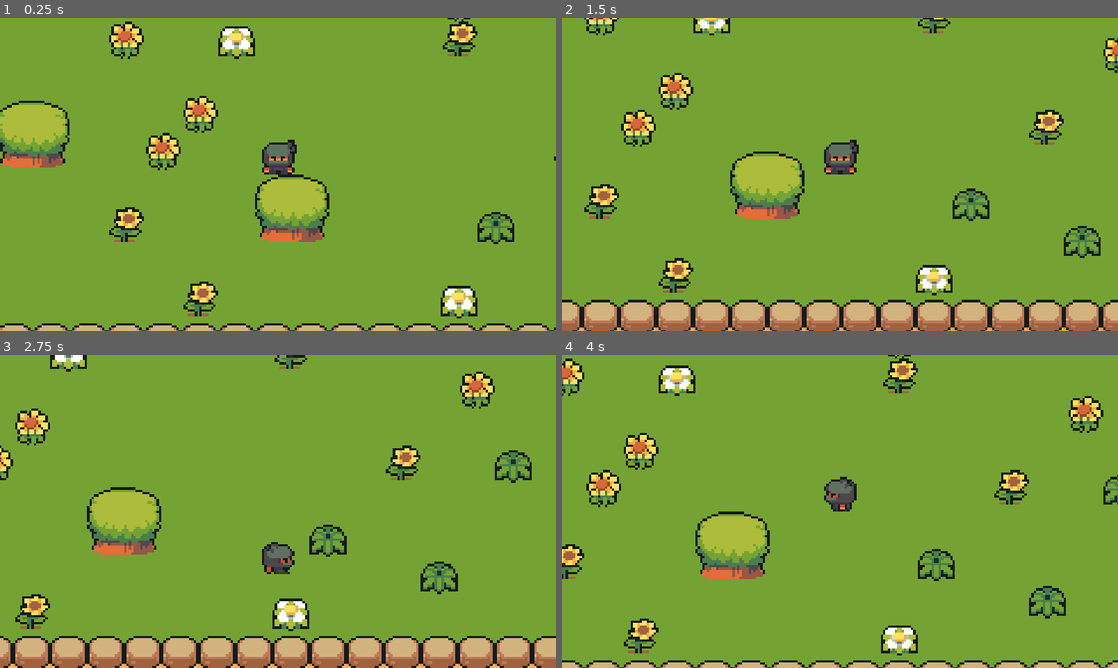
Above: before the commit, frames 1-4 (two rows, left to right).
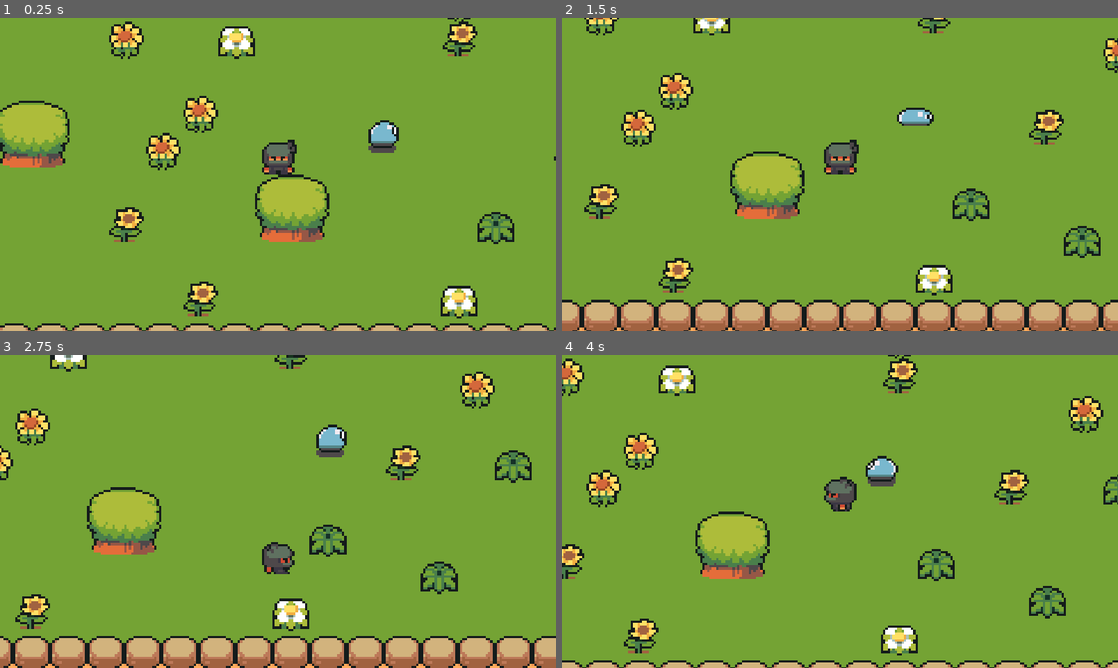
Above: after the commit, the same moments.

Repository: CrypticSocket/DingDing
Game: Godot game, scene res://Scenes/world.tscn
The game is run twice, just before and just after one commit, with the same random seed, the same clock (stepped at 60 frames per second) and the same inputs.
Inputs:
- Up to frame 1 (0.25 s): no input
- Up to frame 2 (1.5 s): hold Right (ui_right) 0.53-1.28 s; hold Down (ui_down) from 1.28 s (still down)
- Up to frame 3 (2.75 s): release Down (ui_down) at 2.03 s; hold Right (ui_right) from 2.03 s (still down)
- Up to frame 4 (4 s): release Right (ui_right) at 2.78 s; hold Up (ui_up) 2.78-3.53 s; hold Left (ui_left) from 3.53 s (still down)

The runs differ from the first frame. In frame 1, 0.5% of the frame differs, in the area x 66-72%, y 32-44%; in frame 2, 0.3%; in frame 3, 0.5%; in frame 4, 0.5%.

Commit message:
Added Enemy!

Diff:
--- /dev/null
+++ b/Scenes/Enemies/enemy_slime_basic.tscn
@@ -0,0 +1,147 @@
+[gd_scene load_steps=20 format=3 uid="uid://ctj2jiolvg72t"]
+
+[ext_resource type="Script" path="res://Scripts/enemy_slime_basic.gd" id="1_661c1"]
+[ext_resource type="Texture2D" uid="uid://byqmyg3w5q6i6" path="res://Assets/Slime.png" id="1_gl25y"]
+
+[sub_resource type="AtlasTexture" id="AtlasTexture_c3g77"]
+atlas = ExtResource("1_gl25y")
+region = Rect2(0, 0, 16, 16)
+
+[sub_resource type="AtlasTexture" id="AtlasTexture_gy3lx"]
+atlas = ExtResource("1_gl25y")
+region = Rect2(0, 16, 16, 16)
+
+[sub_resource type="AtlasTexture" id="AtlasTexture_s44gs"]
+atlas = ExtResource("1_gl25y")
+region = Rect2(0, 32, 16, 16)
+
+[sub_resource type="AtlasTexture" id="AtlasTexture_mp16d"]
+atlas = ExtResource("1_gl25y")
+region = Rect2(0, 48, 16, 16)
+
+[sub_resource type="AtlasTexture" id="AtlasTexture_2u0k1"]
+atlas = ExtResource("1_gl25y")
+region = Rect2(32, 0, 16, 16)
+
+[sub_resource type="AtlasTexture" id="AtlasTexture_gp751"]
+atlas = ExtResource("1_gl25y")
+region = Rect2(32, 16, 16, 16)
+
+[sub_resource type="AtlasTexture" id="AtlasTexture_0kyi0"]
+atlas = ExtResource("1_gl25y")
+region = Rect2(32, 32, 16, 16)
+
+[sub_resource type="AtlasTexture" id="AtlasTexture_pln62"]
+atlas = ExtResource("1_gl25y")
+region = Rect2(32, 48, 16, 16)
+
+[sub_resource type="AtlasTexture" id="AtlasTexture_l8sbv"]
+atlas = ExtResource("1_gl25y")
+region = Rect2(48, 0, 16, 16)
+
+[sub_resource type="AtlasTexture" id="AtlasTexture_p5wjk"]
+atlas = ExtResource("1_gl25y")
+region = Rect2(48, 16, 16, 16)
+
+[sub_resource type="AtlasTexture" id="AtlasTexture_sf6wj"]
+atlas = ExtResource("1_gl25y")
+region = Rect2(48, 32, 16, 16)
+
+[sub_resource type="AtlasTexture" id="AtlasTexture_ipk0o"]
+atlas = ExtResource("1_gl25y")
+region = Rect2(48, 48, 16, 16)
+
+[sub_resource type="AtlasTexture" id="AtlasTexture_hqix8"]
+atlas = ExtResource("1_gl25y")
+region = Rect2(16, 0, 16, 16)
+
+[sub_resource type="AtlasTexture" id="AtlasTexture_j68he"]
+atlas = ExtResource("1_gl25y")
+region = Rect2(16, 16, 16, 16)
+
+[sub_resource type="AtlasTexture" id="AtlasTexture_8abfe"]
+atlas = ExtResource("1_gl25y")
+region = Rect2(16, 32, 16, 16)
+
+[sub_resource type="AtlasTexture" id="AtlasTexture_ep0mt"]
+atlas = ExtResource("1_gl25y")
+region = Rect2(16, 48, 16, 16)
+
+[sub_resource type="SpriteFrames" id="SpriteFrames_h5bqo"]
+animations = [{
+"frames": [{
+"duration": 1.0,
+"texture": SubResource("AtlasTexture_c3g77")
+}, {
+"duration": 1.0,
+"texture": SubResource("AtlasTexture_gy3lx")
+}, {
+"duration": 1.0,
+"texture": SubResource("AtlasTexture_s44gs")
+}, {
+"duration": 1.0,
+"texture": SubResource("AtlasTexture_mp16d")
+}],
+"loop": true,
+"name": &"MoveDown",
+"speed": 5.0
+}, {
+"frames": [{
+"duration": 1.0,
+"texture": SubResource("AtlasTexture_2u0k1")
+}, {
+"duration": 1.0,
+"texture": SubResource("AtlasTexture_gp751")
+}, {
+"duration": 1.0,
+"texture": SubResource("AtlasTexture_0kyi0")
+}, {
+"duration": 1.0,
+"texture": SubResource("AtlasTexture_pln62")
+}],
+"loop": true,
+"name": &"MoveLeft",
+"speed": 5.0
+}, {
+"frames": [{
+"duration": 1.0,
+"texture": SubResource("AtlasTexture_l8sbv")
+}, {
+"duration": 1.0,
+"texture": SubResource("AtlasTexture_p5wjk")
+}, {
+"duration": 1.0,
+"texture": SubResource("AtlasTexture_sf6wj")
+}, {
+"duration": 1.0,
+"texture": SubResource("AtlasTexture_ipk0o")
+}],
+"loop": true,
+"name": &"MoveRight",
+"speed": 5.0
+}, {
+"frames": [{
+"duration": 1.0,
+"texture": SubResource("AtlasTexture_hqix8")
+}, {
+"duration": 1.0,
+"texture": SubResource("AtlasTexture_j68he")
+}, {
+"duration": 1.0,
+"texture": SubResource("AtlasTexture_8abfe")
+}, {
+"duration": 1.0,
+"texture": SubResource("AtlasTexture_ep0mt")
+}],
+"loop": true,
+"name": &"MoveUp",
+"speed": 5.0
+}]
+
+[node name="EnemySlimeBasic" type="CharacterBody2D"]
+script = ExtResource("1_661c1")
+
+[node name="AnimatedSprite2D" type="AnimatedSprite2D" parent="."]
+position = Vector2(0, -7)
+sprite_frames = SubResource("SpriteFrames_h5bqo")
+animation = &"MoveUp"
--- a/Scenes/world.tscn
+++ b/Scenes/world.tscn
@@ -1,7 +1,8 @@
-[gd_scene load_steps=10 format=3 uid="uid://cwcc5fktpn7cj"]
+[gd_scene load_steps=11 format=3 uid="uid://cwcc5fktpn7cj"]
 
 [ext_resource type="Texture2D" uid="uid://dv5jk6ojjfd1e" path="res://Assets/TilesetFloor.png" id="1_amjkn"]
 [ext_resource type="PackedScene" uid="uid://bbxwfivhl0cp3" path="res://Scenes/player.tscn" id="1_d5hc8"]
+[ext_resource type="PackedScene" uid="uid://ctj2jiolvg72t" path="res://Scenes/Enemies/enemy_slime_basic.tscn" id="1_kfirm"]
 [ext_resource type="Script" path="res://Scripts/Camera.gd" id="2_7g6cg"]
 [ext_resource type="Texture2D" uid="uid://bxe0tae2dusdu" path="res://Assets/TilesetNature.png" id="2_s7rqk"]
 [ext_resource type="Texture2D" uid="uid://d0c4k7orwh33x" path="res://Assets/SpriteSheet16x16.png" id="3_14a76"]
@@ -2986,6 +2987,13 @@
 [node name="World" type="Node2D"]
 y_sort_enabled = true
 
+[node name="Marker2D" type="Marker2D" parent="."]
+position = Vector2(233, 181)
+
+[node name="EnemySlimeBasic" parent="." node_paths=PackedStringArray("endPoint") instance=ExtResource("1_kfirm")]
+position = Vector2(178, 185)
+endPoint = NodePath("../Marker2D")
+
 [node name="Player" parent="." instance=ExtResource("1_d5hc8")]
 position = Vector2(138, 194)
 
--- /dev/null
+++ b/Scripts/enemy_slime_basic.gd
@@ -0,0 +1,46 @@
+extends CharacterBody2D
+
+@export var speed = 20
+@export var endPoint : Marker2D
+
+@onready var animPlayer = $AnimatedSprite2D
+
+var startPosition
+var endPosition
+
+func _ready():
+	startPosition = position
+	endPosition = endPoint.global_position
+
+func _physics_process(delta):
+	get_direction()
+	get_animation()
+	move_and_slide()
+
+func get_direction():
+	var direction = endPosition - position
+	velocity = direction.normalized() * speed
+	if(direction.length() < 0.2):
+		change_direction()
+
+func change_direction():
+	var temp = startPosition
+	startPosition = endPosition
+	endPosition = temp
+
+func get_animation():
+	var direction = ""
+	if velocity == Vector2.ZERO:
+		if animPlayer.is_playing():
+			animPlayer.stop()
+	else :
+		if velocity.x > 0:
+			direction = "Right"
+		elif velocity.x < 0:
+			direction = "Left"
+		elif velocity.y > 0:
+			direction = "Down"
+		elif velocity.y < 0:
+			direction = "Up"
+
+		animPlayer.play("Move" + direction)
Binary file added: Assets/Slime.png
Not shown, added: Assets/Slime.png.import
